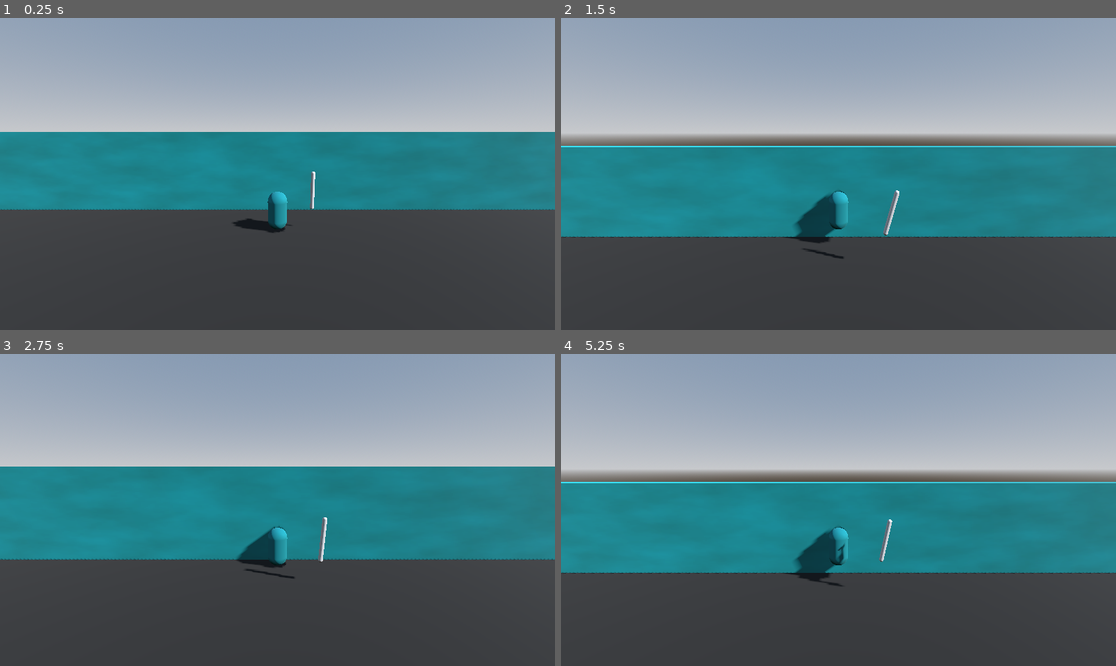
Above: before the commit, frames 1-4 (two rows, left to right).
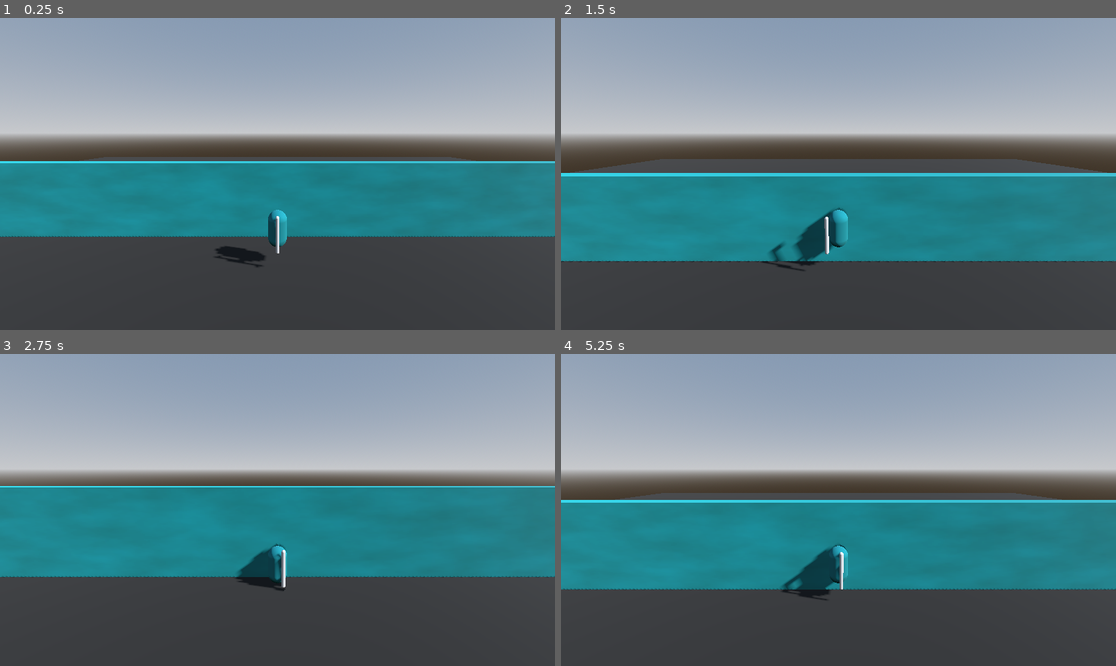
Above: after the commit, the same moments.

Repository: henpatsi/FreeFrancis
Game: Godot game, scene res://scenes/levels/level_x.tscn
Same seed, same stepped clock (60 frames per second), same inputs: the game is played once before the commit and once after it.
Inputs (mouse positions are in pixels of both pictures, inside the frame that each line leads up to):
- Up to frame 1 (0.25 s): no input
- Up to frame 2 (1.5 s): move the mouse to (866, 174) at 0.52 s; hold W (move_forward) from 0.53 s (still down); tap Space (jump) at 0.77 s; move the mouse to (810, 174) at 1.27 s
- Up to frame 3 (2.75 s): keep holding W (move_forward); tap Space (jump) at 1.52 s; move the mouse to (288, 503) at 2.02 s
- Up to frame 4 (5.25 s): keep holding W (move_forward); move the mouse to (832, 516) at 2.77 s; tap Space (jump) at 3.02, 3.77, 4.52 s; move the mouse to (877, 513) at 3.52 s; tap Enter at 4.25 s; move the mouse to (794, 506) at 4.27 s; move the mouse to (844, 510) at 5.02 s

The runs differ from the first frame. In frame 1, 19% of the frame differs, in the area x 0-100%, y 36-80%; in frame 2, 19%; in frame 3, 13%; in frame 4, 13%.

Commit message:
cleaner iv and jumping with iv

Diff:
--- a/scenes/player.tscn
+++ b/scenes/player.tscn
@@ -2,12 +2,6 @@
 
 [ext_resource type="Script" path="res://scripts/player.gd" id="1_klpkq"]
 [ext_resource type="Script" path="res://scripts/IVDrip.gd" id="1_lm7ah"]
-
-[sub_resource type="CapsuleShape3D" id="CapsuleShape3D_mrdyv"]
-radius = 0.1
-
-[sub_resource type="CapsuleMesh" id="CapsuleMesh_w744x"]
-radius = 0.1
 
 [sub_resource type="CapsuleShape3D" id="CapsuleShape3D_3udxc"]
 
@@ -17,38 +11,38 @@
 [sub_resource type="CapsuleMesh" id="CapsuleMesh_rnc42"]
 material = SubResource("StandardMaterial3D_ye8xh")
 
+[sub_resource type="CapsuleShape3D" id="CapsuleShape3D_mrdyv"]
+radius = 0.1
+
+[sub_resource type="CapsuleMesh" id="CapsuleMesh_w744x"]
+radius = 0.1
+
 [node name="Player" type="Node3D"]
 
-[node name="PinJoint3D" type="PinJoint3D" parent="."]
-node_a = NodePath("../CharacterBody3D")
-node_b = NodePath("../IVDrip/RigidBody3D")
-
-[node name="IVDrip" type="Node3D" parent="."]
-transform = Transform3D(1, 0, 0, 0, 1, 0, 0, 0, 1, 1.78098, 2.07183, 0)
-script = ExtResource("1_lm7ah")
-
-[node name="RigidBody3D" type="RigidBody3D" parent="IVDrip"]
-axis_lock_angular_x = true
-axis_lock_angular_y = true
-gravity_scale = 0.0
-
-[node name="CollisionShape3D" type="CollisionShape3D" parent="IVDrip/RigidBody3D"]
-shape = SubResource("CapsuleShape3D_mrdyv")
-
-[node name="MeshInstance3D" type="MeshInstance3D" parent="IVDrip/RigidBody3D"]
-mesh = SubResource("CapsuleMesh_w744x")
-
 [node name="CharacterBody3D" type="CharacterBody3D" parent="."]
+transform = Transform3D(1, 0, 0, 0, 1, 0, 0, 0, 1, 0, 1, 0)
 script = ExtResource("1_klpkq")
 
 [node name="CollisionShapeBody" type="CollisionShape3D" parent="CharacterBody3D"]
-transform = Transform3D(1, 0, 0, 0, 1, 0, 0, 0, 1, 0, 1, 0)
 shape = SubResource("CapsuleShape3D_3udxc")
 
 [node name="MeshInstanceBody" type="MeshInstance3D" parent="CharacterBody3D"]
-transform = Transform3D(1, 0, 0, 0, 1, 0, 0, 0, 1, 0, 1, 0)
 mesh = SubResource("CapsuleMesh_rnc42")
 skeleton = NodePath("../..")
 
 [node name="Camera3D" type="Camera3D" parent="CharacterBody3D"]
 transform = Transform3D(1, 0, 0, 0, 0.980244, 0.197794, 0, -0.197794, 0.980244, 0, 4.9432, 9.95011)
+
+[node name="IVDrip" type="Node3D" parent="CharacterBody3D"]
+transform = Transform3D(1, 0, 0, 0, 1, 0, 0, 0, 1, 0, 0, 0.726)
+script = ExtResource("1_lm7ah")
+
+[node name="Area3D" type="Area3D" parent="CharacterBody3D/IVDrip"]
+
+[node name="CollisionShape3D" type="CollisionShape3D" parent="CharacterBody3D/IVDrip/Area3D"]
+shape = SubResource("CapsuleShape3D_mrdyv")
+
+[node name="MeshInstance3D" type="MeshInstance3D" parent="CharacterBody3D/IVDrip/Area3D"]
+mesh = SubResource("CapsuleMesh_w744x")
+
+[connection signal="body_entered" from="CharacterBody3D/IVDrip/Area3D" to="CharacterBody3D/IVDrip" method="_on_area_3d_body_entered"]
--- a/scripts/IVDrip.gd
+++ b/scripts/IVDrip.gd
@@ -1,23 +1,28 @@
 extends Node3D
 
-@onready var rigid_body_3d: RigidBody3D = $RigidBody3D
+@onready var character_body_3d: CharacterBody3D = $".."
+@onready var area_3d: Area3D = $Area3D
 
-var mouse_stop_timer: float = 0.0
-var mouse_stop_delay: float = 0.2
+var max_distance_from_player: float = 2.0
 
 # Called when the node enters the scene tree for the first time.
 func _ready() -> void:
-	pass # Replace with function body.
+	area_3d.monitoring = true
 
 # Called every frame. 'delta' is the elapsed time since the previous frame.
 func _process(delta: float) -> void:
-	if mouse_stop_timer <= 0:
-		rigid_body_3d.linear_velocity = Vector3.ZERO
-		rigid_body_3d.angular_velocity = Vector3.ZERO
-	else:
-		mouse_stop_timer -= delta
+
+	var distance_vector: Vector3 = area_3d.global_position - character_body_3d.global_position
+	var distance_magnitude: float = abs(distance_vector.length())
+	if distance_magnitude > max_distance_from_player:
+		var move_back_distance_vector: Vector3 = distance_vector * ((distance_magnitude - max_distance_from_player) / distance_magnitude)
+		move_back_distance_vector.z = 0
+		area_3d.global_position -= move_back_distance_vector
 
 func _input(event: InputEvent) -> void:
 	if event is InputEventMouseMotion:
-		rigid_body_3d.apply_force(Vector3(event.relative.x, -event.relative.y, 0))
-		mouse_stop_timer = mouse_stop_delay
+		area_3d.position += Vector3(event.relative.x, -event.relative.y, 0) * 0.01
+
+func _on_area_3d_body_entered(body: Node3D) -> void:
+	print("Collided with: ", body.name)
+	character_body_3d.velocity.y += 5
Not shown, added: scenes/levels/lev7B09.tmp
Not shown, added: scenes/levels/lev8AC7.tmp
